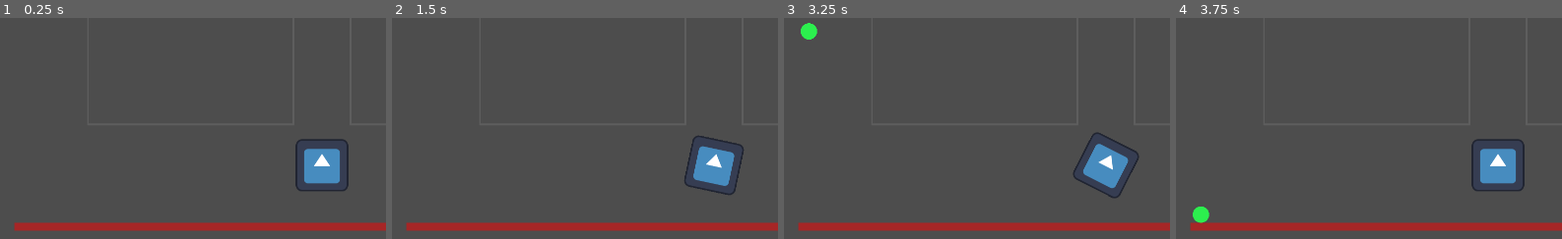
Above: before the commit, frames 1-4 (left to right).
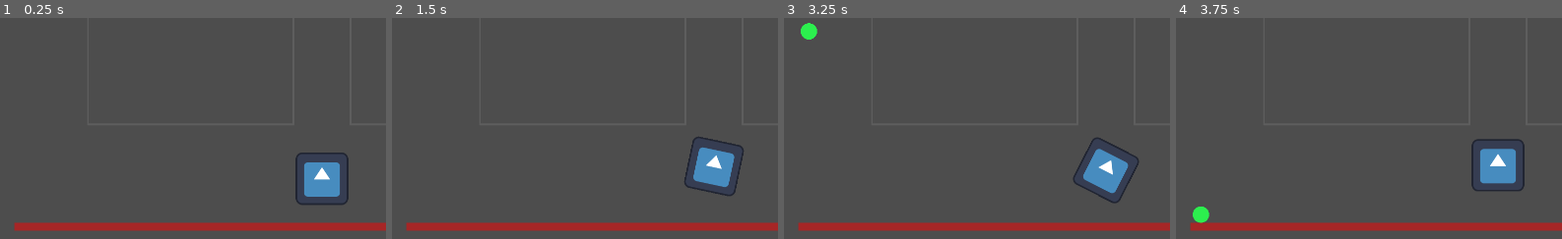
Above: after the commit, the same moments.

Repository: ggolden/Godot-gobbler
Game: Godot game, scene res://game.tscn
The game is run twice, just before and just after one commit, with the same random seed, the same clock (stepped at 60 frames per second) and the same inputs. The engine's default icon, where the game draws it, is replaced by a stand-in: a white triangle on a blue panel in a dark square.
Inputs (mouse positions are % of the whole screen's width and height, from its top left):
- Up to frame 1 (0.25 s): no input
- Up to frame 2 (1.5 s): tap Enter (ui_accept) at 0.5, 1.35 s; move the mouse to (71, 45) at 0.52 s; hold Enter (ui_accept) 0.53-1.28 s; hold Right (ui_right) from 0.53 s (still down); click (71, 45) at 0.67 s; move the mouse to (29, 55) at 1.27 s; click (29, 55) at 1.42 s
- Up to frame 3 (3.25 s): tap Enter (ui_accept) at 1.52, 1.82, 2.85, 3.02 s; move the mouse to (59, 28) at 2.02 s; release Right (ui_right) at 2.03 s; hold Left (ui_left) 2.03-2.78 s; hold Enter (ui_accept) 2.03-2.78 s; click (59, 28) at 2.17 s; move the mouse to (44, 70) at 2.77 s; hold Right (ui_right) from 2.78 s (still down); click (44, 70) at 2.92 s
- Up to frame 4 (3.75 s): keep holding Right (ui_right); tap Enter (ui_accept) at 3.32 s; move the mouse to (80, 65) at 3.52 s; hold Enter (ui_accept) from 3.53 s (still down); click (80, 65) at 3.67 s
The pictures show only the part of the screen within x 7-57%, y 50-100%; the shares and areas given below are measured in that part.

The runs differ from the first frame. In frame 1, 1.8% of the frame differs, in the area x 76-91%, y 54-85%; in frame 2, 0.4%; in frame 3, 1.5%; in frame 4, nothing differs.

Commit message:
added shuffleFly movement mode

Diff:
--- a/game.tscn
+++ b/game.tscn
@@ -55,3 +55,4 @@
 
 [node name="Gobbler" parent="." instance=ExtResource("4_blj8o")]
 position = Vector2(960, 900)
+movement_type = 5
--- a/gobbler.gd
+++ b/gobbler.gd
@@ -3,7 +3,7 @@
 ## Gobbler (player) controller
 
 
-enum MovementType {ThreeWay, EightWway, Asteriods, WatchMouse, ToMouse}
+enum MovementType {ThreeWay, EightWway, Asteriods, WatchMouse, ToMouse, ShuffleFly}
 
 
 ## player control turn rate in radians / second
@@ -12,7 +12,11 @@
 @export var advance_rate = 222
 ## player control method: "3way" for turn and advance, "8way" for full directional slid
 @export var movement_type: MovementType = MovementType.ThreeWay
+## flying engine velocity
+@export var fly_rate = 400.0
 
+# gravity from project settings to sync with RigidBody nodes
+var _gravity = ProjectSettings.get_setting("physics/2d/default_gravity")
 
 var _reset_position = Vector2.ZERO
 var _reset_rotation = 0
@@ -35,6 +39,8 @@
 			_physics_process_watch_mouse(delta)
 		MovementType.ToMouse:
 			_physics_process_to_mouse(delta)
+		MovementType.ShuffleFly:
+			_physics_process_shuffle_fly(delta)
 
 
 func _on_light_up_timer_timeout():
@@ -101,6 +107,35 @@
 	_handle_reset()
 
 
+func _physics_process_shuffle_fly(delta):
+
+	# gravity
+	if not is_on_floor():
+		velocity.y += _gravity * delta
+
+	# fire up the engine!
+	if Input.is_action_pressed("ui_up"):
+		velocity = Vector2(0, -1 * fly_rate).rotated(rotation)
+
+	var direction = Input.get_axis("ui_left", "ui_right")
+
+	if is_on_floor():
+		# if just landed and rotated, auto rotate
+		rotation = move_toward(rotation, 0, 3 * delta)
+
+		# on the floor, left and right controls shuffling
+		if direction:
+			velocity.x = direction * advance_rate
+		else:
+			velocity.x = move_toward(velocity.x, 0, advance_rate)
+	else:
+		# while flying, left and right rotate
+		rotation += direction * turn_rate * delta
+
+	move_and_slide()
+	_handle_collision(get_last_slide_collision())
+	_handle_reset()
+
 func _physics_process_to_mouse(delta):
 	velocity = position.direction_to(_target) * advance_rate
 
@@ -124,7 +159,7 @@
 func _handle_collision(collision):
 	# see what we ran into, gobble it if we can
 	if collision:
-		print("player collision with: ", collision.get_collider().name)
+		# print("player collision with: ", collision.get_collider().name)
 		if (collision.get_collider().has_method("gobbled")):
 			collision.get_collider().gobbled()
 
@@ -133,3 +168,4 @@
 	if (Input.is_action_pressed("ui_accept")):
 		position = _reset_position
 		rotation = _reset_rotation
+		velocity = Vector2.ZERO
--- a/test01.gd
+++ b/test01.gd
@@ -4,28 +4,41 @@
 const SPEED = 300.0
 const JUMP_VELOCITY = -400.0
 const PUSH_FORCE = 4000.0
+const turn_rate = PI
 
 # Get the gravity from the project settings to be synced with RigidBody nodes.
 var gravity = ProjectSettings.get_setting("physics/2d/default_gravity")
 
 
 func _physics_process(delta):
-	print(str(velocity))
+	# print(str(velocity))
 	# Add the gravity.
 	if not is_on_floor():
 		velocity.y += gravity * delta
 
 	# Handle jump.
-	if Input.is_action_just_pressed("ui_accept") and is_on_floor():
-		velocity.y = JUMP_VELOCITY
+	# if Input.is_action_just_pressed("ui_accept") and is_on_floor():
+	if Input.is_action_pressed("ui_accept"):
+		velocity = Vector2(0, JUMP_VELOCITY).rotated(rotation)
+		#var force = Vector2.UP.rotated(rotation) * JUMP_VELOCITY * delta
+		# print(str(velocity))
+		#velocity -= force
 
 	# Get the input direction and handle the movement/deceleration.
 	# As good practice, you should replace UI actions with custom gameplay actions.
 	var direction = Input.get_axis("ui_left", "ui_right")
-	if direction:
-		velocity.x = direction * SPEED
+	# print(str(direction))
+	if is_on_floor():
+		# rotation = 0.0
+		rotation = move_toward(rotation, 0, 3 * delta)
+		print("floor " + str(rotation))
+		if direction:
+			velocity.x = direction * SPEED
+		else:
+			velocity.x = move_toward(velocity.x, 0, SPEED)
 	else:
-		velocity.x = move_toward(velocity.x, 0, SPEED)
+		print("flying")
+		rotation += direction * turn_rate * delta
 
 	move_and_slide()
 
